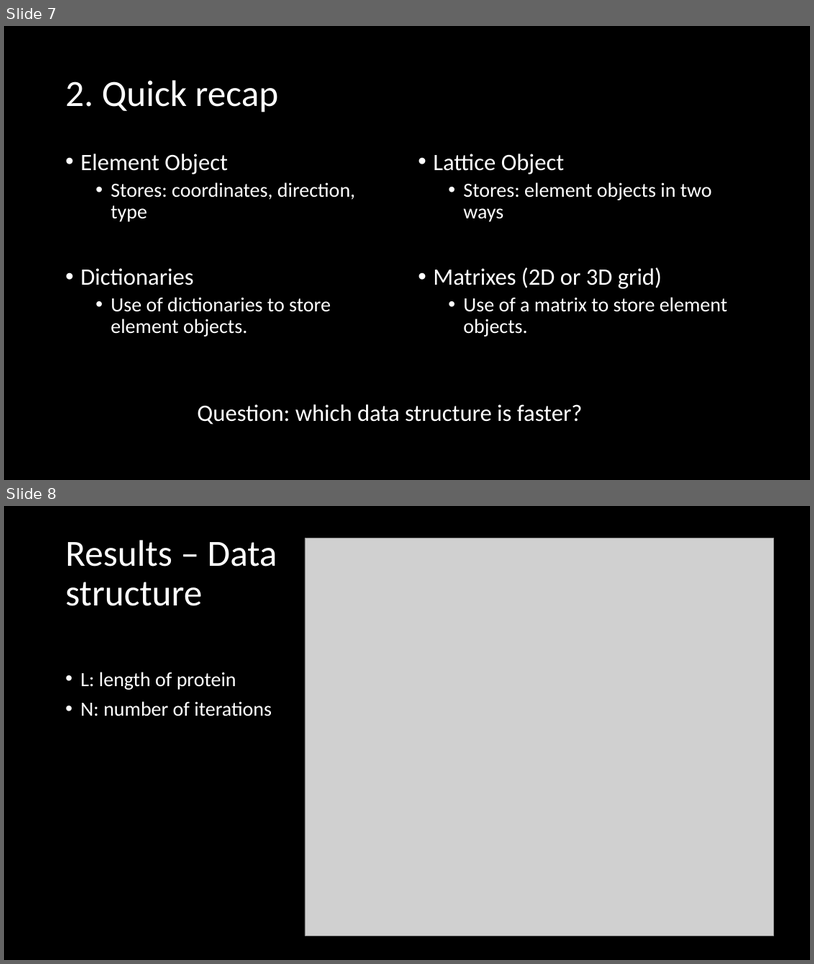
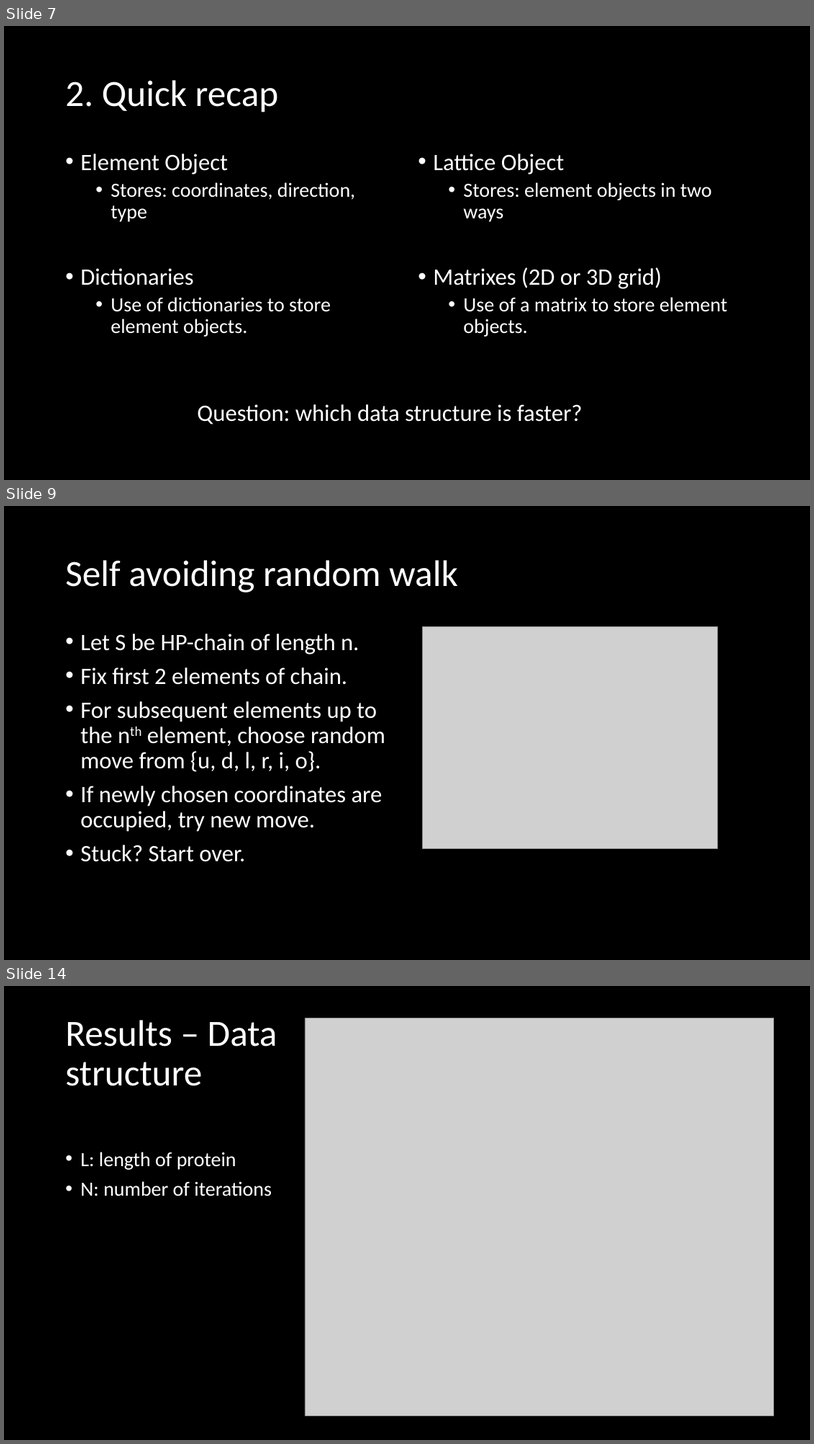
Before and after one commit to Loek21/Protein-Pow-d-er, a slide deck: Documentation/PPP, Week 2, Meeting 1.pptx. Shown one above the other, each under a label of ours: slides 7 and 8 before the commit, slides 7, 9 and 14 after it; the slides between them are not shown. The pictures are 814x964 and 814x1444 pixels, drawn with LibreOffice and Linux fonts; fonts in the diff are those of the drawing; grey boxes stand for pictures. Boxes give left, top, right and bottom in pixels: in the first picture for what was removed or moved away, otherwise in the second. Text is boxed around its words. In the diff, an @@ line names an element or a change of style, - is before the commit and + after.

```diff
--- a/Documentation/PPP, Week 2, Meeting 1.pptx
+++ b/Documentation/PPP, Week 2, Meeting 1.pptx
@@ slide 9 added at bbox=[4, 506, 810, 960], background #000000 @@
@@ title added at bbox=[65, 560, 458, 592], 44 pt, text #FFFFFF @@
+Self avoiding random walk
@@ text added at bbox=[80, 633, 386, 862], 28 pt, text #FFFFFF @@
+• Let S be HP-chain of length n.
+• Fix first 2 elements of chain.
+• For subsequent elements up to the nth element, choose random move from {u, d, l, r, i, o}.
+• If newly chosen coordinates are occupied, try new move.
+• Stuck? Start over.
@@ picture added at bbox=[422, 627, 718, 849] @@
@@ what was slide 8 is now slide 14 @@
```
Also in this commit, not shown: 5 other slides added.
